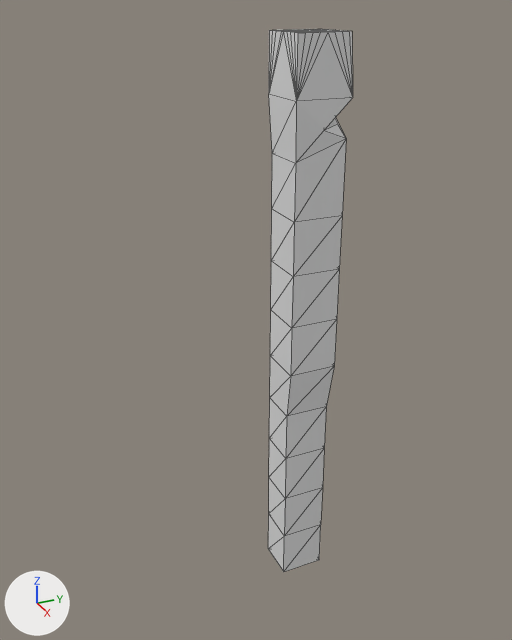
What one commit did to the Blender file Lucas Ordner für Assets und so/GameJam - Wintersemester 18/Modelle/woodtruss.blend.
One viewpoint serves both versions: a 50 mm lens placed at (12.81, -6.94, 6.01), pointed at (-0.65, -0.88, -0.71). Arrows for +X, +Y and +Z are at lower left; the lights stay in place. Mesh edges are drawn as thin lines.
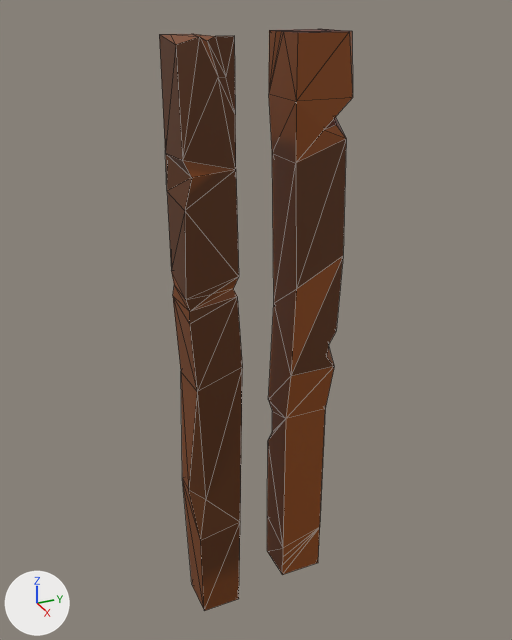
What differs and where, as boxes (x1, y1, x2, y2) in the pictures (512 x 640 px):
'Trunk2', added (brown)
    after: (159, 34, 242, 611)
'Cube', reshaped
    before: (268, 29, 353, 572)
    after: (267, 29, 353, 575)
part 1 of me_cube_001, cut back
    before: (268, 29, 353, 572)
    after: (267, 29, 353, 575)
part 2 of me_cube_001, recoloured (grey to brown)
    both: (269, 29, 353, 163)

The edits, one by one:
Picture 'hozbalkentex.png' (img_hozbalkentex_png) is new.
Material 'hozbalkentex.png' (mat_hozbalkentex_png) is new.
Its texture is img_hozbalkentex_png.
me_cube_001 is used by ob_cube; location (-0.36, 0.18, 0.59).
me_cube_001 had 78 vertices, 151 faces and spanned x -0.63..0.63, y -0.63..0.63, z -8.5..4.8.
me_cube_001 now has 47 vertices, 76 faces and spans x -0.63..0.63, y -0.63..0.65, z -8.5..4.8.
Part 1, on me_cube_001:
55 vertices are removed from x -0.63..0.63, y -0.63..0.63, z -8.5..4.8.
131 faces are deleted.
2 vertices move from x 0.43..0.63, y 0.0..0.42, z 2.99..3.07 to x 0.5..0.63, y 0.0..0.35, z 3.01..3.07.
24 vertices are added at x -0.55..0.55, y -0.61..0.65, z -8.5..0.27.
56 new faces join them.
me_cube_001 part 2: 20 faces spanning x -0.63..0.63, y -0.63..0.63, z 2.39..4.8 switch from no material to mat_hozbalkentex_png (picture img_hozbalkentex_png).
Mesh me_cube is new.
It has 49 vertices, 88 faces and spans x -1.05..1.07, y -1.12..1.21, z -1.0..1.0.
It uses material mat_hozbalkentex_png (picture img_hozbalkentex_png).
Object 'Trunk2' (ob_trunk2) is new; it shows me_cube.
Its location is (-0.35, -2.22, -1.4).
Its scale is (0.534, 0.534, 6.77).
